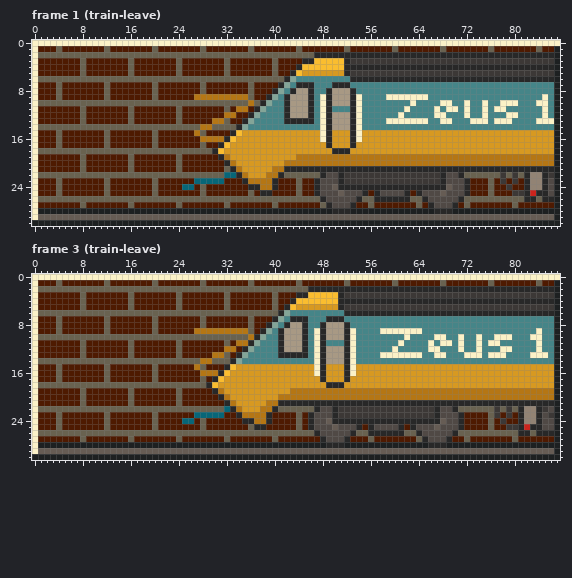
Two states of a pixel-art file, stadt/assets/images/buttons/my-links/zeus-train.ase. The picture above is the old version.
88x31 pixels, 84 frames. Colours within 5 levels of each other are drawn and written as one. Shown: frame 1 (train-leave), frame 3 (train-leave). The commit also changed other frames, which this record leaves out.
The same view after the edit:
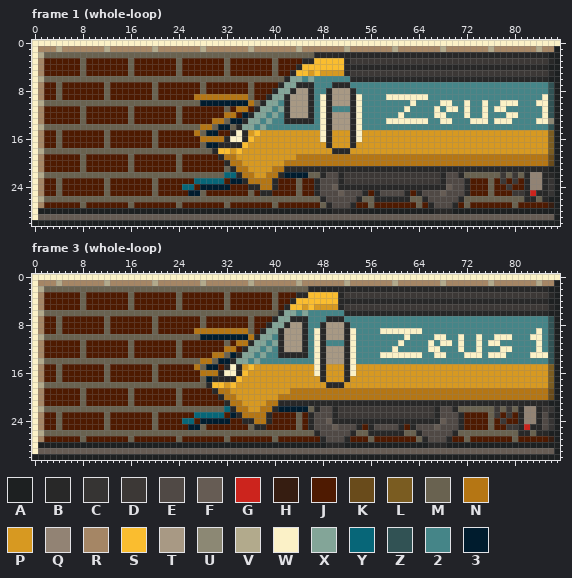
Palette (. is transparent): A #1d2021  B #282828  C #363433  D #3c3836  E #504945  F #665c54  G #cc241d  H #361d11  J #4e1a01  K #694b1b  L #7a5c21  M #696250  N #b57614  P #d79921  Q #928374  R #a58665  S #fabd2f  T #a89984  U #8c8874  V #b2aa8c  W #fbf1c7  X #83a598  Y #076678  Z #315254  2 #458588  3 #001c2e
Change:
layer "neon-sign/neon-shadow" added
Changed rows in their new state; - is an unchanged pixel.
Frame 1 (whole-loop), layers "border", "train", "neon-sign/neon-shadow":
first column x 1:
 1 RRRVRRRRRRRVRRRRRRRVRRRRRRRVRRRRRRRVRRRRRRRVRRRRRRRVRRRRRRRVRRRRRRRVRRRRRRRVRRRRRRRVRR
 2 V------------------------------------------------------------------------------------A
 3 R------------------------------------------------------------------------------------B
 4 R------------------------------------------------------------------------------------A
 5 R-------------------------------------------S-S--------------------------------------B
 6 V------------------------------------------X-X---------------------------------------A
 7 R-----------------------------------------X------------------------------------------Z
 8 R----------------------------------------X-------------------------------------------Z
 9 R---------------------------------------X--------------------------------------------Z
10 V--------------------------33333333----X---------------------------------------------Z
11 R-------------------------------------X-X--------------------------------------------Z
12 R---------------------------------3--X-X---------------------------------------------Z
13 R-------------------------------33--X-X----------------------------------------------U
14 V-----------------------------33---X-X-----------------------------------------------Z
15 R---------------------------33---WB-S------------------------------------------------L
16 R-------------------------------WWBS-------------------------------------------------L
17 R---------------------------33-BBBS--------------------------------------------------L
18 V------------------------------S-S---------------------------------------------------L
19 R-------------------------------N----------------------------------------------------K
20 R--------------------------------N---------------------------------------------------K
21 R---------------------------------N--------------------------------------------------A
22 V----------------------------------N-----3333----------------------------------------B
23 R-------------------------------33---------------------------------------------------C
24 R--------------------------33333-----------------------------------------------------C
25 R------------------------33----------------------------------------------------------C
26 V------------------------------------------------------------------------------------A
27 R------------------------------------------------------------------------------------H
Frame 3 (whole-loop), layers "border", "train", "neon-sign/neon-shadow":
first column x 1:
 1 RRRVRRRRRRRVRRRRRRRVRRRRRRRVRRRRRRRVRRRRRRRVRRRRRRRVRRRRRRRVRRRRRRRVRRRRRRRVRRRRRRRVRR
 2 V------------------------------------------------------------------------------------A
 3 R------------------------------------------------------------------------------------B
 4 R------------------------------------------------------------------------------------A
 5 R------------------------------------------S-S---------------------------------------B
 6 V-----------------------------------------X-X----------------------------------------A
 7 R----------------------------------------X-------------------------------------------Z
 8 R---------------------------------------X--------------------------------------------Z
 9 R--------------------------------------X---------------------------------------------Z
10 V--------------------------33333333---X----------------------------------------------Z
11 R------------------------------------X-X---------------------------------------------Z
12 R-----------------------------------X-X----------------------------------------------Z
13 R-------------------------------3--X-X-----------------------------------------------Z
14 V-----------------------------33--X-X------------------------------------------------Z
15 R---------------------------33--WB-S-------------------------------------------------L
16 R------------------------------WWBS--------------------------------------------------L
17 R---------------------------3-BBBS---------------------------------------------------L
18 V-----------------------------S-S----------------------------------------------------L
19 R------------------------------N-----------------------------------------------------K
20 R-------------------------------N----------------------------------------------------K
21 R--------------------------------N---------------------------------------------------A
22 V---------------------------------N-----33333----------------------------------------C
23 R-------------------------------3----------------------------------------------------B
24 R--------------------------33333-----------------------------------------------------C
25 R------------------------33----------------------------------------------------------C
26 V------------------------------------------------------------------------------------A
27 R------------------------------------------------------------------------------------H
Pixel boxes of the changes (left, top, right, bottom) in both pictures:
changed: (38, 46, 554, 208)
changed: (38, 280, 554, 442)
